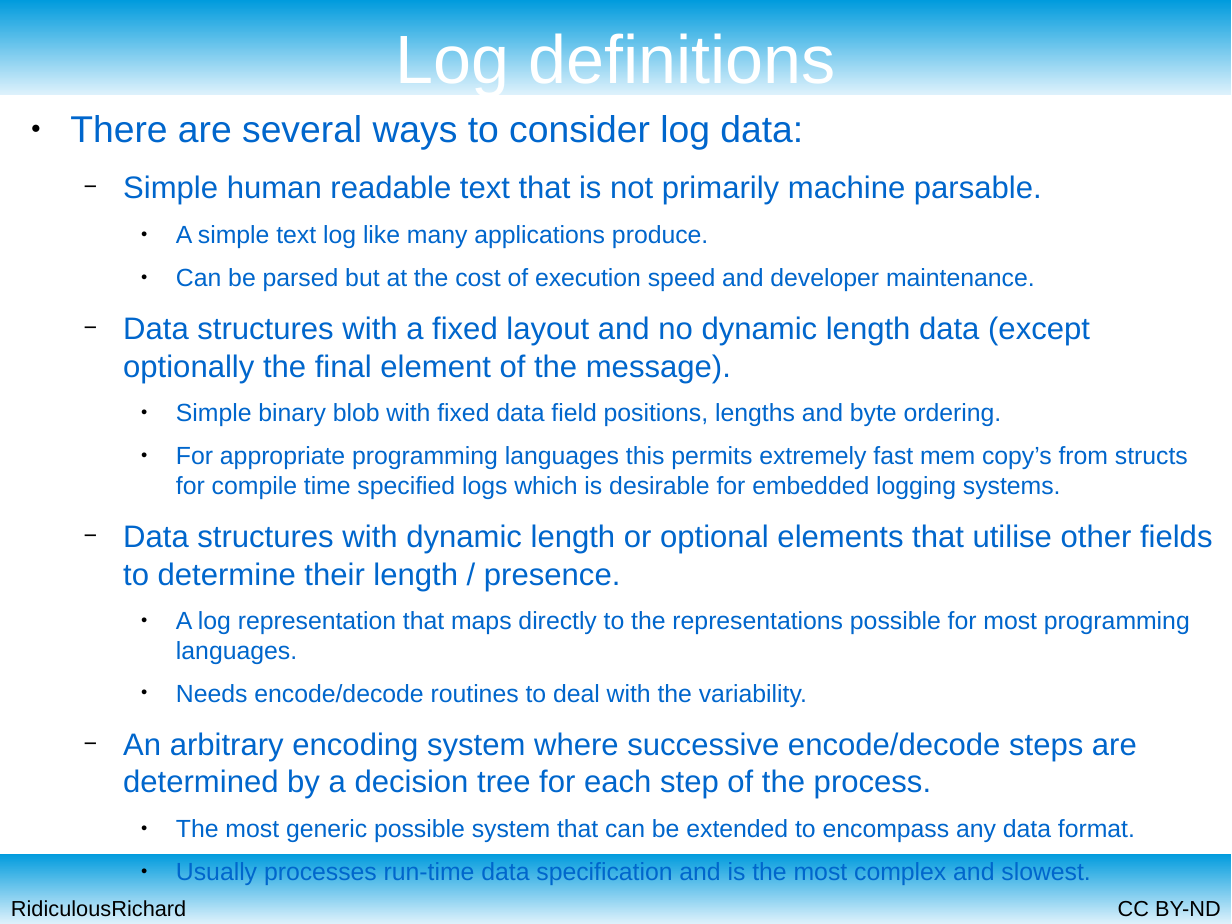
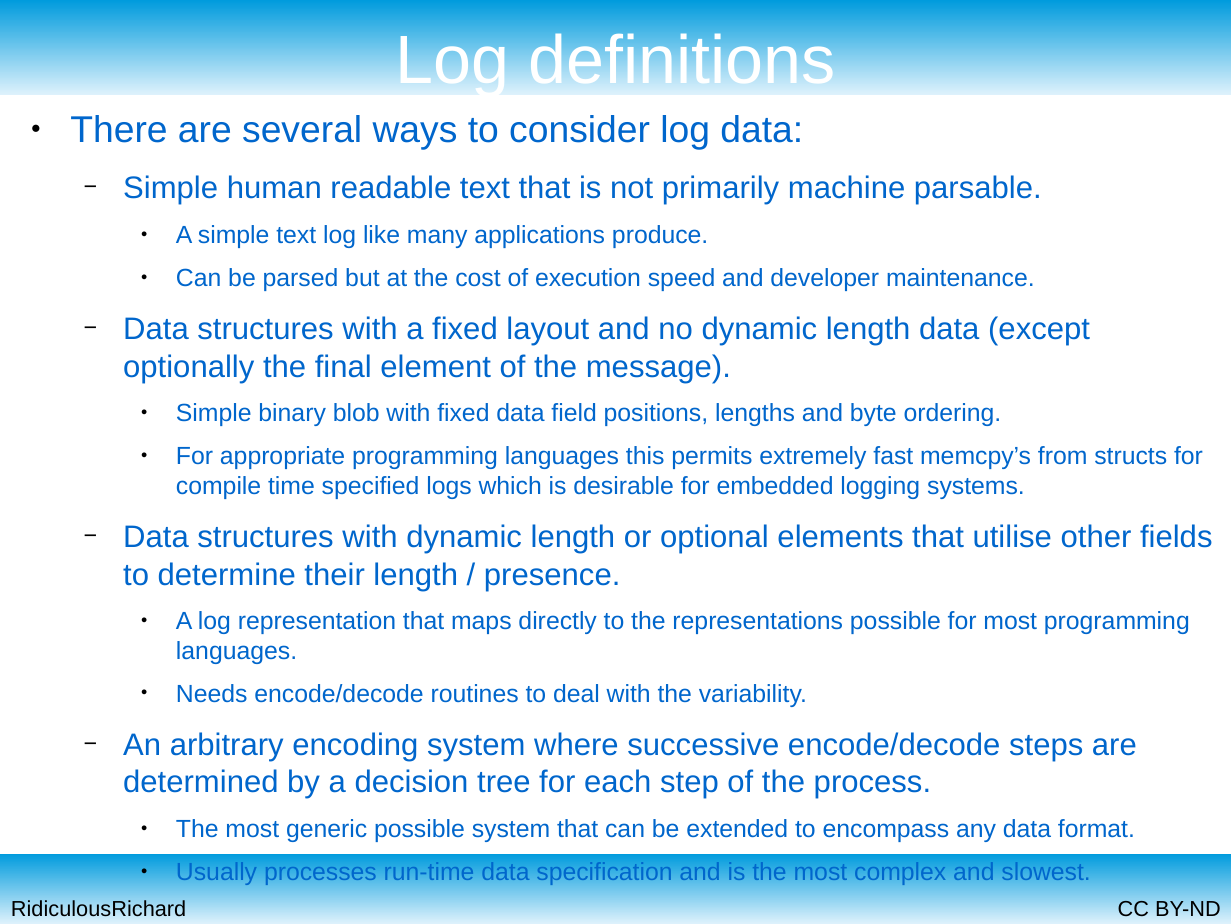
Before and after one commit to RidiculousRichard/presentations, a slide deck: slide 11 of Bandwidth limited logging.odp. Drawn at 1232x924 pixels with LibreOffice and Linux fonts; fonts in the diff are those of the drawing. Boxes give left, top, right and bottom in pixels: in the first picture for what was removed or moved away, otherwise in the second. Text is boxed around its words. In the diff, an @@ line names an element or a change of style, - is before the commit and + after.

Commit message:
Minor fixes.

```diff
--- a/Bandwidth limited logging.odp
+++ b/Bandwidth limited logging.odp
@@ text at (176,446,1203,499): text changed @@
-    ● For appropriate programming languages this permits extremely fast mem copy’s from structs for compile time specified logs which is desirable for embedded logging systems.
+    ● For appropriate programming languages this permits extremely fast memcpy’s from structs for compile time specified logs which is desirable for embedded logging systems.
```
Also in this commit, not shown: 8 other slides changed.
